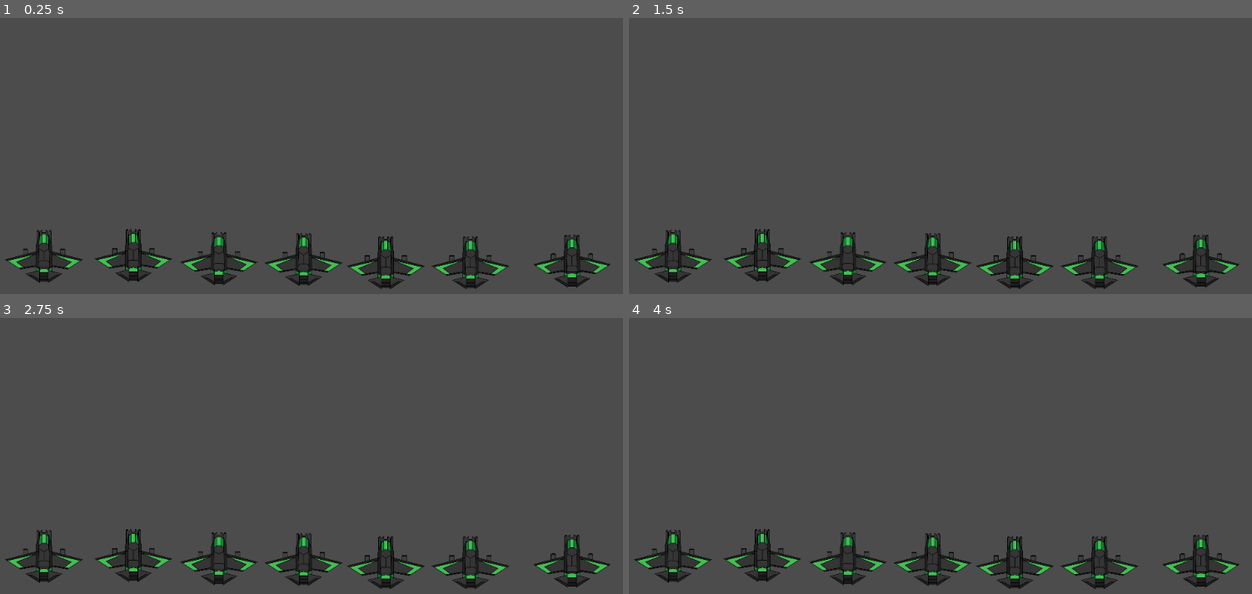
Above: before the commit, frames 1-4 (two rows, left to right).
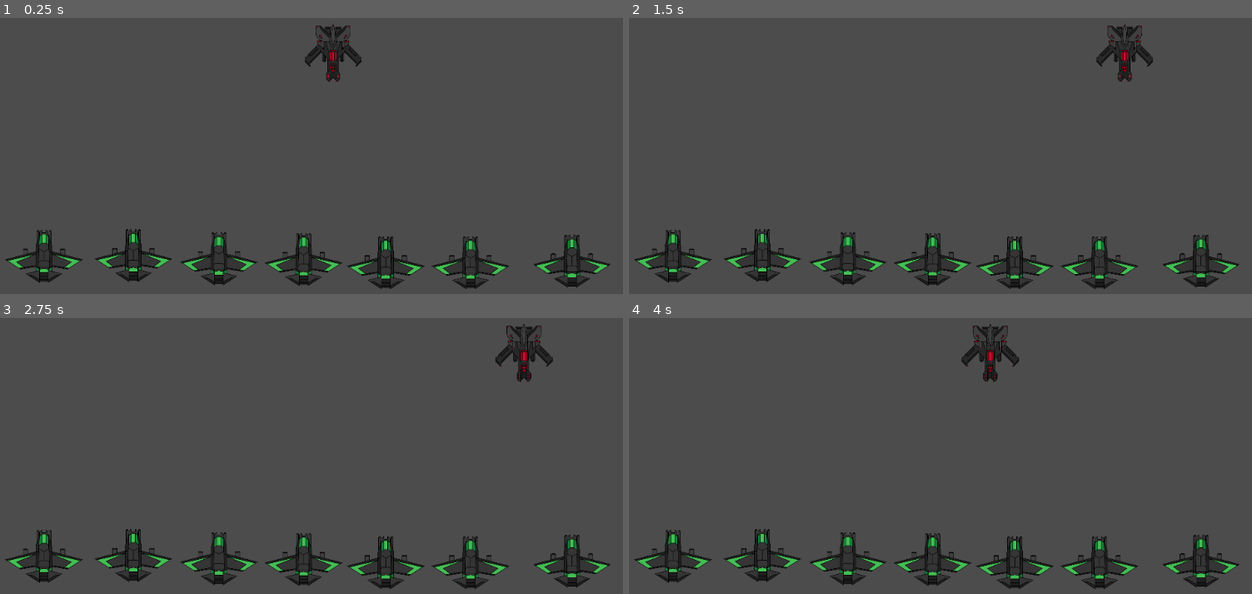
Above: after the commit, the same moments.

Repository: JuroUhlar/invasion_spacers
Game: Godot game, scene res://scenes/World.tscn
The game is run twice, just before and just after one commit, with the same random seed, the same clock (stepped at 60 frames per second) and the same inputs.
Inputs:
- Up to frame 1 (0.25 s): no input
- Up to frame 2 (1.5 s): no input
- Up to frame 3 (2.75 s): no input
- Up to frame 4 (4 s): no input

The runs differ from the first frame. In frame 1, 0.7% of the frame differs, in the area x 48-59%, y 2-23%; in frame 2, 0.7%; in frame 3, 0.7%; in frame 4, 0.7%, in the area x 53-63%, y 2-24%.

Commit message:
Add enemy

Diff:
--- /dev/null
+++ b/scenes/Enemy.tscn
@@ -0,0 +1,22 @@
+[gd_scene load_steps=4 format=2]
+
+[ext_resource path="res://scripts/Enemy.gd" type="Script" id=1]
+[ext_resource path="res://assets/Spaceship_04_RED.png" type="Texture" id=2]
+
+[sub_resource type="CircleShape2D" id=1]
+radius = 42.9773
+
+[node name="Enemy" type="Area2D"]
+script = ExtResource( 1 )
+__meta__ = {
+"_edit_group_": true
+}
+
+[node name="Sprite" type="Sprite" parent="."]
+rotation = 3.14159
+scale = Vector2( 0.3, 0.3 )
+texture = ExtResource( 2 )
+
+[node name="CollisionShape2D" type="CollisionShape2D" parent="."]
+shape = SubResource( 1 )
+[connection signal="area_entered" from="." to="." method="_on_Enemy_area_entered"]
--- a/scenes/World.tscn
+++ b/scenes/World.tscn
@@ -1,6 +1,7 @@
-[gd_scene load_steps=2 format=2]
+[gd_scene load_steps=3 format=2]
 
 [ext_resource path="res://scenes/Invader.tscn" type="PackedScene" id=1]
+[ext_resource path="res://scenes/Enemy.tscn" type="PackedScene" id=2]
 
 [node name="World" type="Node2D"]
 
@@ -31,3 +32,6 @@
 [node name="Invader7" parent="." instance=ExtResource( 1 )]
 position = Vector2( 895.717, 525.077 )
 shoot_key = "m_key"
+
+[node name="Enemy" parent="." instance=ExtResource( 2 )]
+position = Vector2( 478.545, 204.832 )
--- a/scenes/player_bullet.tscn
+++ b/scenes/player_bullet.tscn
@@ -22,4 +22,6 @@
 
 [node name="lifetime" type="Timer" parent="."]
 autostart = true
+[connection signal="area_entered" from="." to="." method="_on_player_bullet_area_entered"]
+[connection signal="body_entered" from="." to="." method="_on_player_bullet_body_entered"]
 [connection signal="timeout" from="lifetime" to="." method="_on_lifetime_timeout"]
--- /dev/null
+++ b/scripts/Enemy.gd
@@ -0,0 +1,28 @@
+extends Area2D
+
+export var movement_margin = 100
+export var speed = 200
+export var health = 100
+var velocityV2 = Vector2()
+var screen_size
+
+func _ready():
+	velocityV2.x = speed
+	add_to_group("enemies")
+	screen_size = get_viewport_rect().size
+
+
+func _physics_process(delta):
+	position = position + velocityV2 * delta
+
+	if position.x > screen_size.x - movement_margin:
+		velocityV2.x = -speed
+	if position.x < movement_margin:
+		velocityV2.x = speed
+
+func _on_Enemy_area_entered(area):
+	if area.get_groups().has("bullets"):
+		health -= 20
+		print(area.name)
+		if health <= 0:
+			queue_free()
--- a/scripts/invader.gd
+++ b/scripts/invader.gd
@@ -9,7 +9,6 @@
 func _ready():
 	pass # Replace with function body.
 
-
 func _process(delta):
 	if Input.is_action_pressed(shoot_key):
 		if gun_timer.time_left == 0:
--- a/scripts/player_bullet.gd
+++ b/scripts/player_bullet.gd
@@ -6,6 +6,7 @@
 
 func _ready():
 	velocityV2.y = -speed
+	add_to_group("bullets")
 
 func _physics_process(delta):
 	position = position + velocityV2 * delta
@@ -17,8 +18,11 @@
 
 
 
+func _on_lifetime_timeout():
+	queue_free()
 
 
-
-func _on_lifetime_timeout():
-	queue_free()
+func _on_player_bullet_area_entered(area):
+	if area.get_groups().has("enemies"):
+		queue_free()
+		print(area.name)
Binary file added: assets/Spaceship_04_RED.png
Not shown, added: assets/Spaceship_04_RED.png.import
